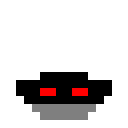
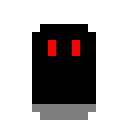
The second 128 x 128 image is a revision of the first. Changes to its layers:
hid "frame 1 copy 8" over [16, 72, 112, 104]
showed "frame 1" over [32, 24, 96, 96]
